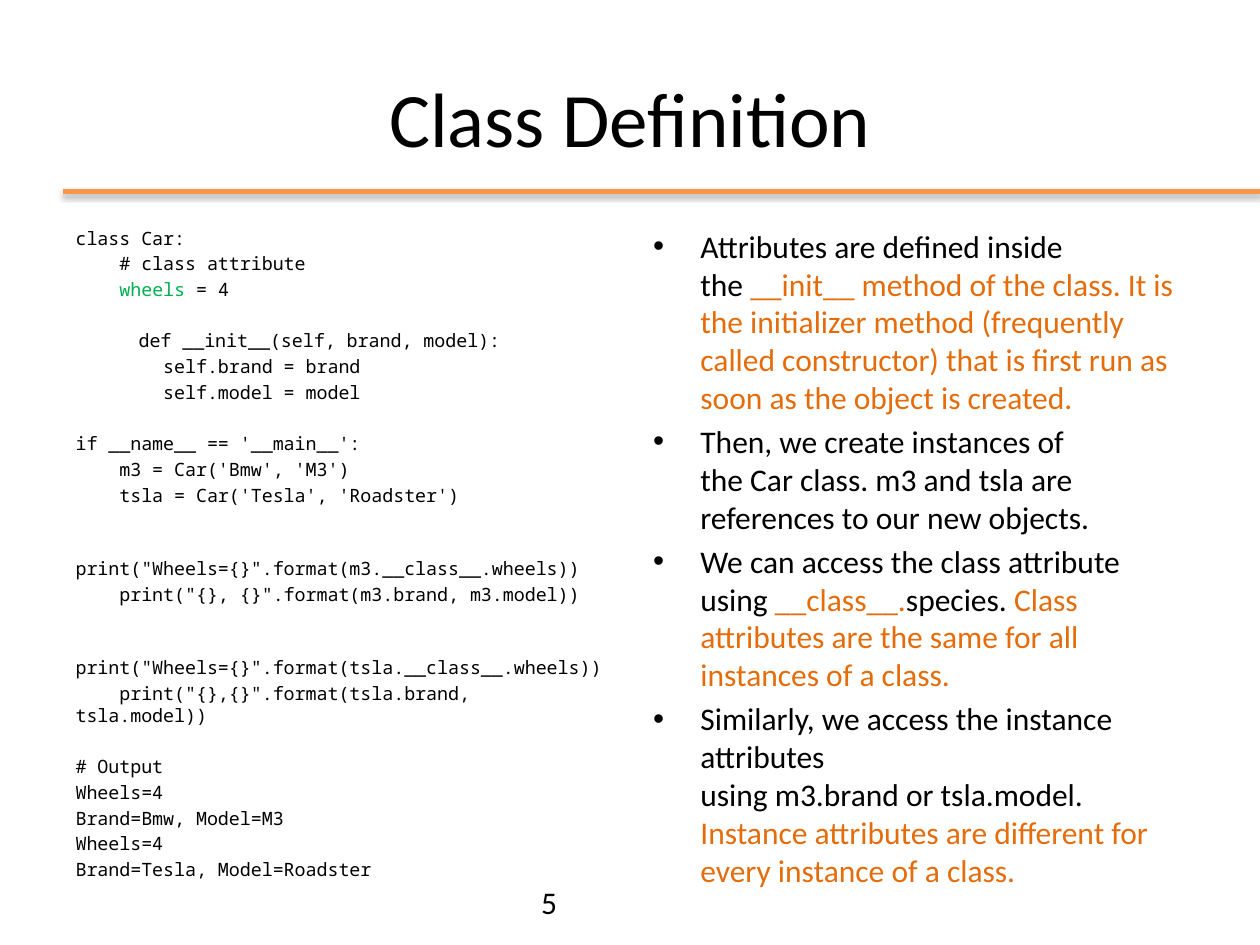
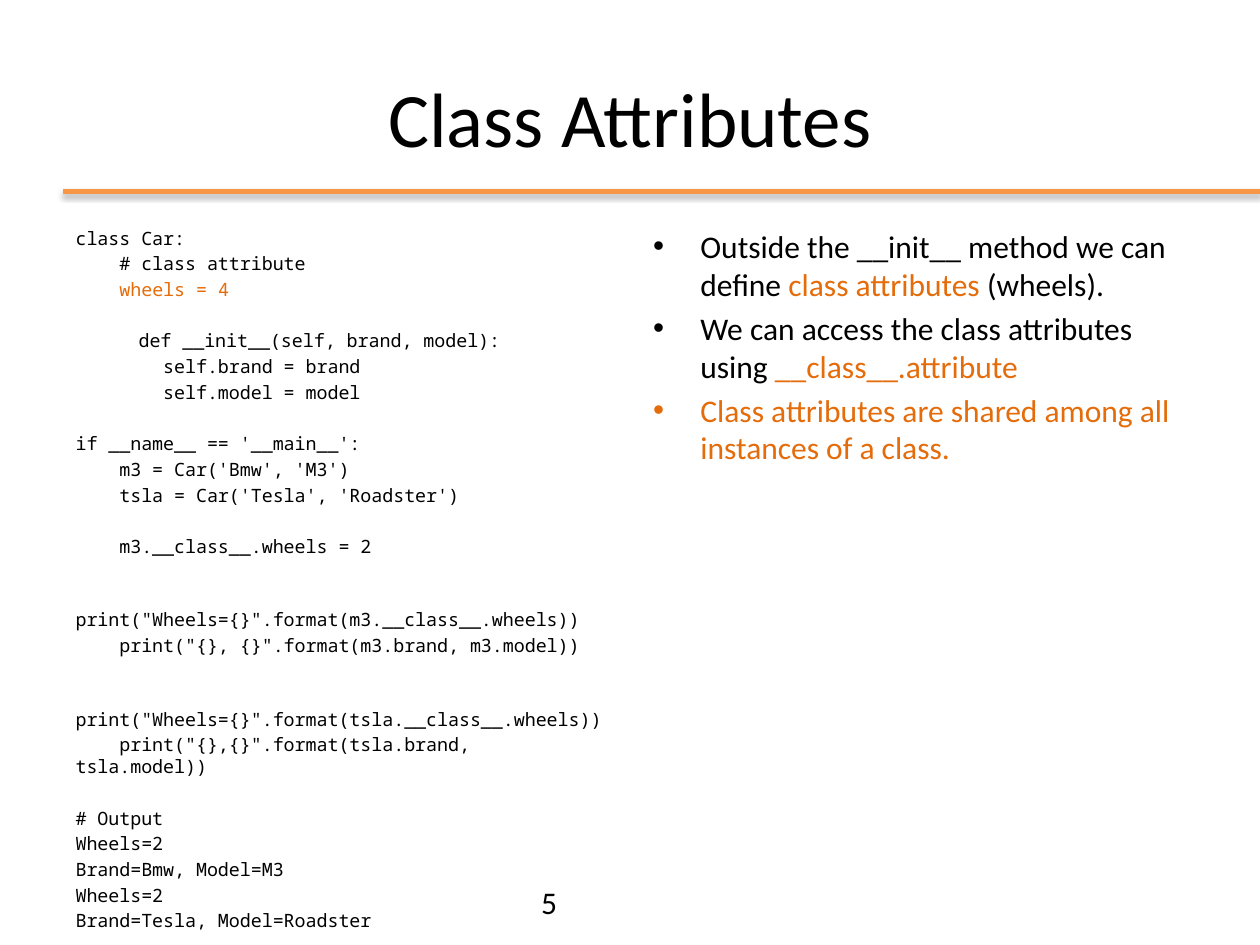
Before and after one commit to nbicocchi/ooprogramming, a slide deck: slide 5 of slides/python/ppt/03 - Python Object Oriented.pptx. Drawn at 1260x945 pixels with LibreOffice and Linux fonts; fonts in the diff are those of the drawing. Boxes give left, top, right and bottom in pixels: in the first picture for what was removed or moved away, otherwise in the second. Text is boxed around its words. In the diff, an @@ line names an element or a change of style, - is before the commit and + after.

```diff
--- a/slides/python/ppt/03 - Python Object Oriented.pptx
+++ b/slides/python/ppt/03 - Python Object Oriented.pptx
@@ title at <box>388,93,871,148</box>: text changed @@
-Class Definition
+Class Attributes
@@ text at <box>700,236,1170,460</box>: text changed @@
-• Attributes are defined inside the __init__ method of the class. It is the initializer method (frequently called constructor) that is first run as soon as the object is created.
-• Then, we create instances of the Car class. m3 and tsla are references to our new objects.
-• We can access the class attribute using __class__.species. Class attributes are the same for all instances of a class.
-• Similarly, we access the instance attributes using m3.brand or tsla.model. Instance attributes are different for every instance of a class.
+• Outside the __init__ method we can define class attributes (wheels).
+• We can access the class attributes using __class__.attribute
+• Class attributes are shared among all instances of a class.
@@ text at <box>119,282,229,297</box>: text colour #00B050 to #E46C0A in "wheels"; text colour #000000 to #E46C0A in "= 4" @@
@@ text at <box>119,539,371,556</box>: paragraph added @@
+m3.__class__.wheels = 2
@@ text at <box>76,836,164,851</box>: text changed @@
-Wheels=4
+Wheels=2
@@ text at <box>76,888,164,903</box>: text changed @@
-Wheels=4
+Wheels=2
```
Also in this commit, not shown: 4 other slides changed, 12 slides added, 1 other file.
